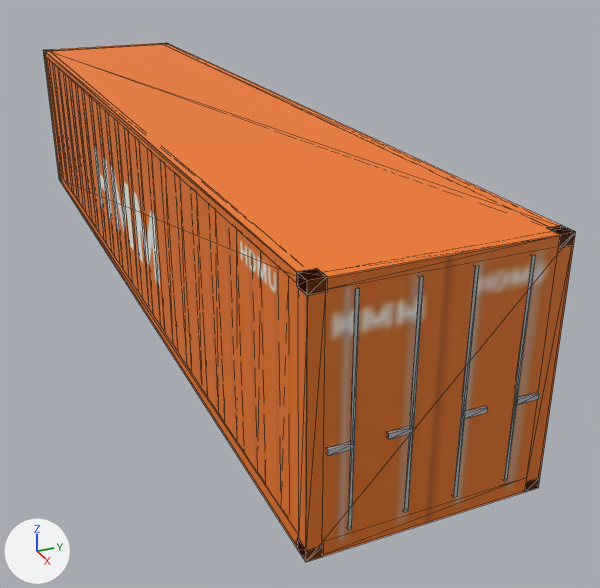
One commit to the glTF model src/sims/terminal-twin/assets/models/containers/container-40.glb: the scene before it, then after it.
Before and after are seen from a 50 mm camera at (11.06, -3.51, 4.98) aimed at (1.1, 0.97, 0.0). Every picture has the same lights, and +X, +Y and +Z are marked at lower left. The older version comes first. Mesh edges are drawn as thin lines. Where no turn or scale is listed for an object, it has been applied to the vertices. Vertices at exactly the same position are counted once.

In view in the first picture: 'LOD1', 'body', 'door_left', 'door_right'.
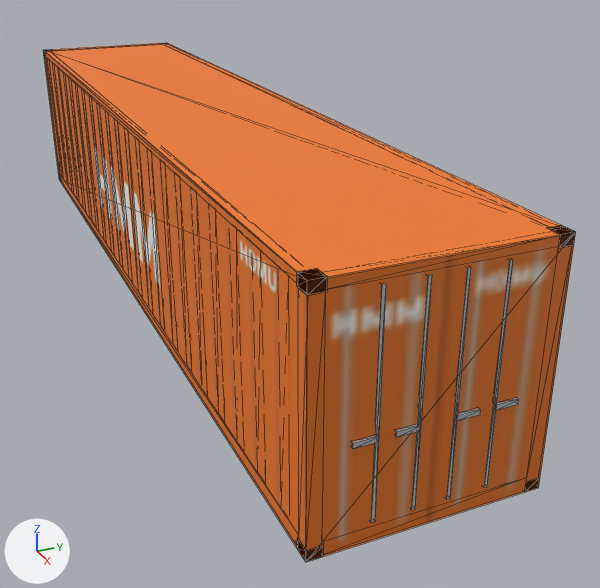
What differs and where, as boxes (x1, y1, x2, y2) in the pictures (600 x 588 px; the box of a moved part takes in the faces that stretch with it):
'door_right', reshaped
    before: (327, 276, 424, 530)
    after: (352, 275, 432, 523)
'door_left', reshaped
    before: (453, 255, 539, 497)
    after: (446, 260, 519, 499)
part 1 of me_door_left, moved or reshaped
    before: (453, 266, 479, 497)
    after: (446, 268, 471, 499)
part 2 of me_door_left, moved or reshaped
    before: (463, 406, 488, 419)
    after: (456, 408, 481, 421)
part 3 of me_door_left, moved or reshaped
    before: (504, 255, 536, 481)
    after: (484, 260, 513, 488)
part 4 of me_door_left, moved or reshaped
    before: (516, 393, 539, 404)
    after: (496, 398, 519, 410)
part 5 of me_door_right, moved or reshaped
    before: (404, 276, 424, 512)
    after: (412, 275, 432, 510)
part 6 of me_door_right, moved or reshaped
    before: (387, 426, 413, 439)
    after: (395, 424, 421, 437)
part 7 of me_door_right, moved or reshaped
    before: (348, 288, 360, 530)
    after: (371, 284, 386, 523)
part 8 of me_door_right, moved or reshaped
    before: (327, 442, 354, 455)
    after: (352, 435, 379, 449)

Diff of the bpy script that builds the scene:
```diff
--- a/src/sims/terminal-twin/assets/models/containers/container-40.glb.py
+++ b/src/sims/terminal-twin/assets/models/containers/container-40.glb.py
@@ me_door_left @@
 me_door_left.from_pydata(...)  # 40 vertices, 28 faces; spans x -0.04..0.04, y -0.53..0.53, z -1.17..1.17
 # used by ob_door_left; location = (6.09, 0.53, 1.33)
+# me_door_left part 1: the loose piece of 8 vertices spanning x -0.02..0.01, y -0.29..-0.26, z -1.12..1.13 is moved by (0.0, -0.07, 0.0)
+# me_door_left part 2: the loose piece of 8 vertices spanning x 0.0..0.04, y -0.28..-0.04, z -0.28..-0.23 is moved by (0.0, -0.07, 0.0)
+# me_door_left part 3: the loose piece of 8 vertices spanning x -0.02..0.01, y 0.26..0.29, z -1.12..1.13 is moved by (0.0, -0.22, 0.0)
+# me_door_left part 4: the loose piece of 8 vertices spanning x 0.0..0.04, y 0.28..0.51, z -0.28..-0.23 is moved by (0.0, -0.22, 0.0)
 me_door_left.materials.append(mat_container_lod0)
@@ me_door_right @@
 me_door_right.from_pydata(...)  # 40 vertices, 28 faces; spans x -0.04..0.04, y -0.53..0.53, z -1.17..1.17
 # used by ob_door_right; location = (6.09, -0.53, 1.33)
+# me_door_right part 5: the loose piece of 8 vertices spanning x -0.02..0.01, y 0.26..0.29, z -1.12..1.13 is moved by (0.0, 0.07, 0.0)
+# me_door_right part 6: the loose piece of 8 vertices spanning x 0.0..0.04, y 0.04..0.28, z -0.28..-0.23 is moved by (0.0, 0.07, 0.0)
+# me_door_right part 7: the loose piece of 8 vertices spanning x -0.02..0.01, y -0.29..-0.26, z -1.12..1.13 is moved by (0.0, 0.22, 0.0)
+# me_door_right part 8: the loose piece of 8 vertices spanning x 0.0..0.04, y -0.51..-0.28, z -0.28..-0.23 is moved by (0.0, 0.22, 0.0)
 me_door_right.materials.append(mat_container_lod0)
```
